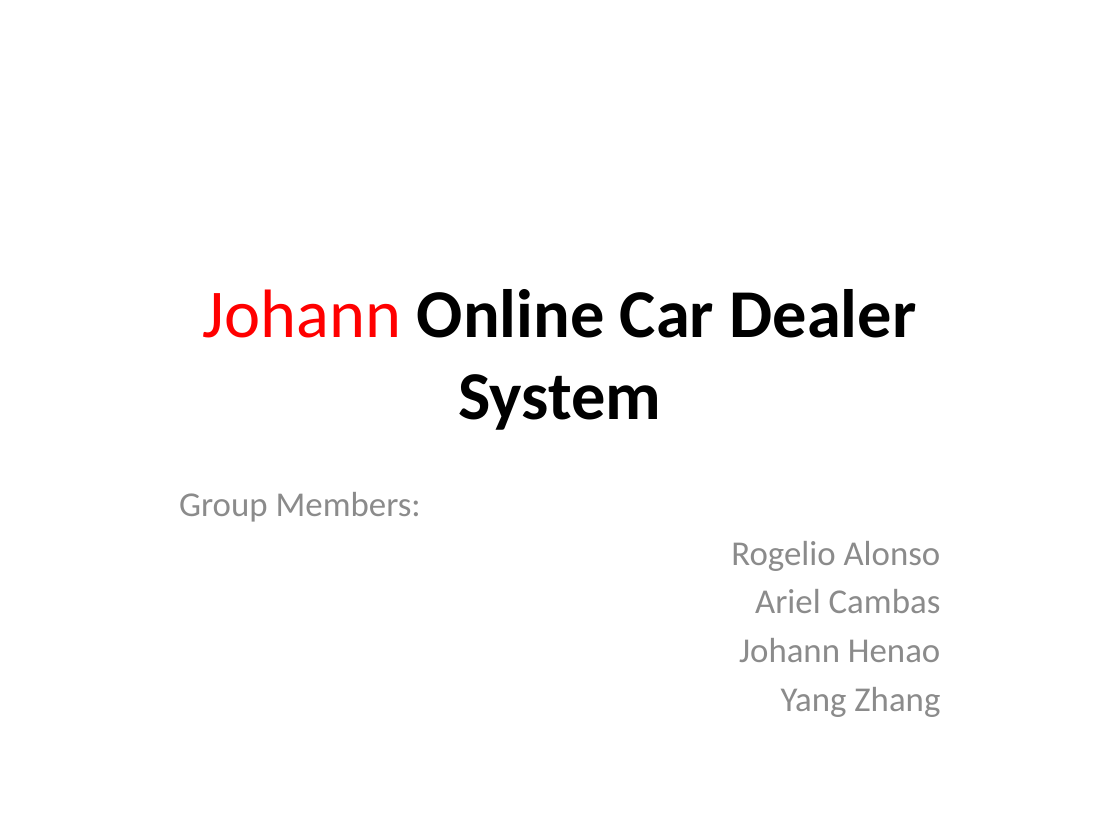
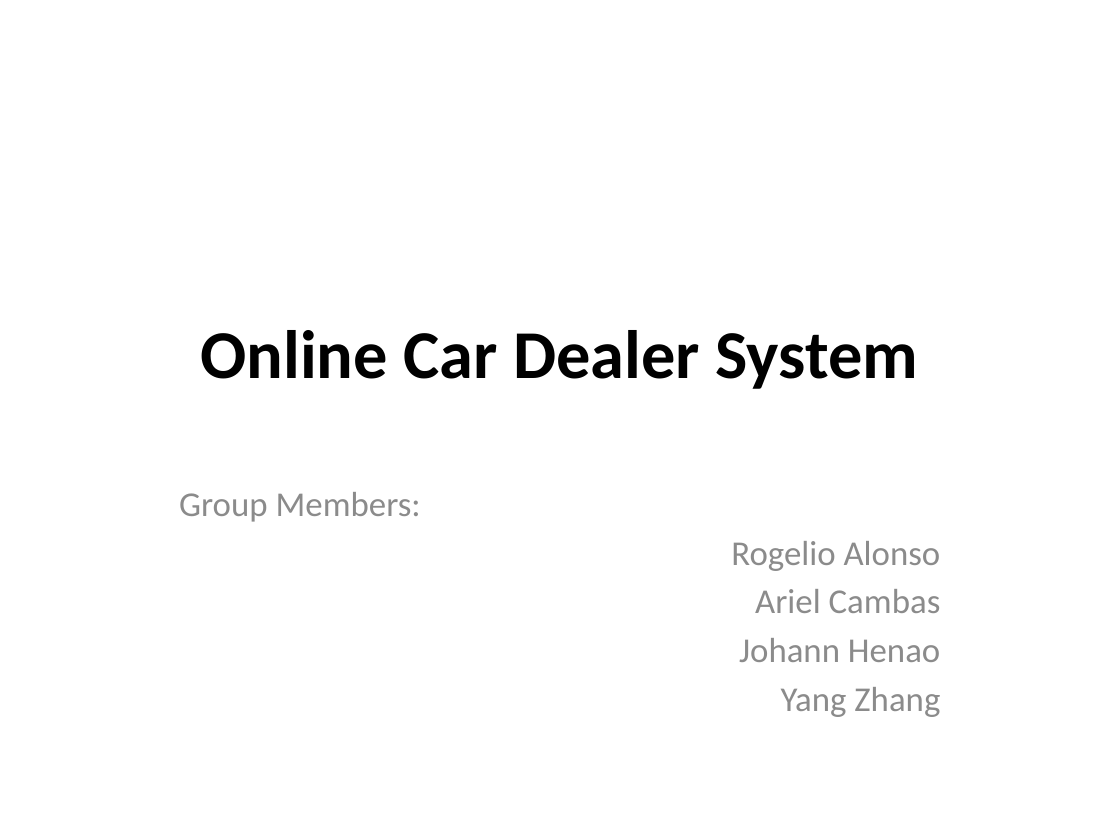
Before and after one commit to cen4010-onlinecardealer/docs, a slide deck: slide 1 of Online+Car+Dealer+System.pptx. Drawn at 1120x840 pixels with LibreOffice and Linux fonts; fonts in the diff are those of the drawing. Boxes give left, top, right and bottom in pixels: in the first picture for what was removed or moved away, otherwise in the second. Text is boxed around its words. In the diff, an @@ line names an element or a change of style, - is before the commit and + after.

```diff
--- a/Online+Car+Dealer+System.pptx
+++ b/Online+Car+Dealer+System.pptx
@@ title at bbox=[200, 330, 918, 389]: text changed @@
-Johann Online Car Dealer System
+Online Car Dealer System
```
Also in this commit, not shown: 16 other slides changed.
